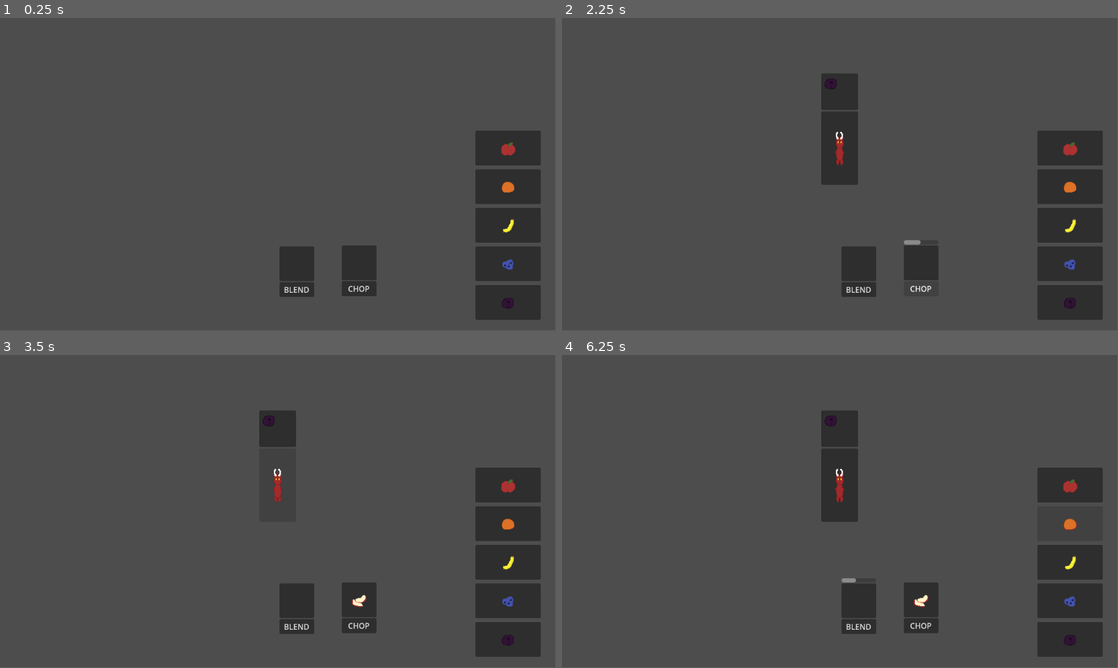
Above: before the commit, frames 1-4 (two rows, left to right).
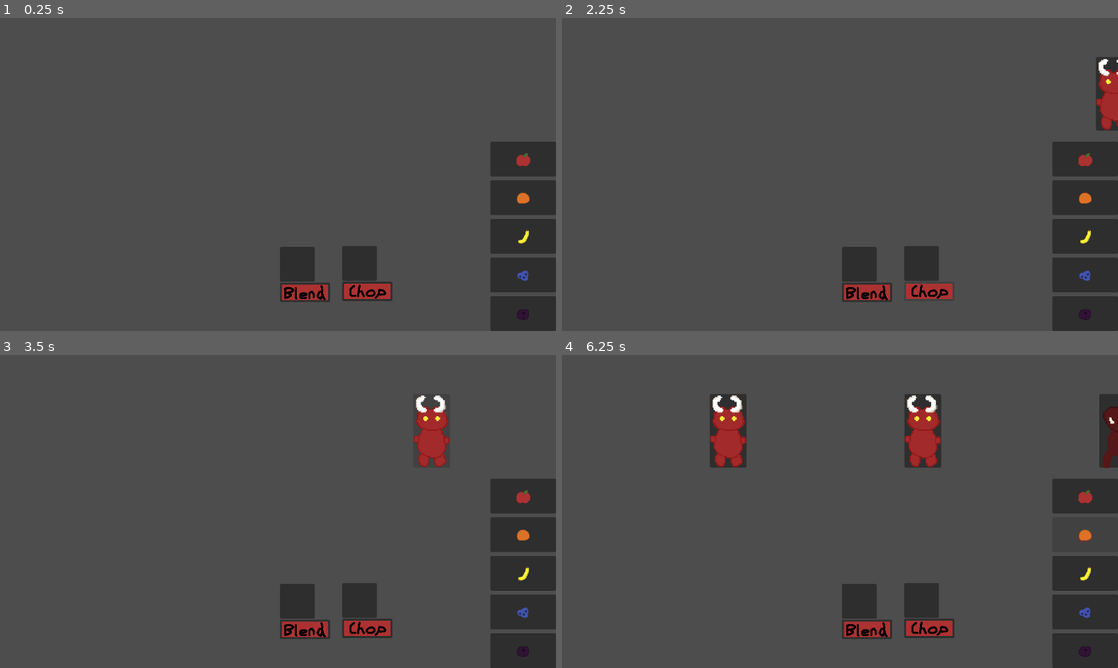
Above: after the commit, the same moments.

Repository: Tyger8540/FruitOfAllEvil
Game: Godot game, scene res://scenes/world.tscn
The game is run twice, just before and just after one commit, with the same random seed, the same clock (stepped at 60 frames per second) and the same inputs. The engine's default icon, where the game draws it, is replaced by a stand-in: a white triangle on a blue panel in a dark square.
Inputs (mouse positions are in pixels of both pictures, inside the frame that each line leads up to; where the layout moved, square brackets give the same spot in the first picture):
- Up to frame 1 (0.25 s): no input
- Up to frame 2 (2.25 s): click (923, 262) at 0.5 s; click (923, 287) at 1.25 s, where only the run before the commit has a clickable "CHOP"; click (928, 290) at 2.02 s
- Up to frame 3 (3.5 s): click (500, 430) [278, 486] at 2.75 s
- Up to frame 4 (6.25 s): click (856, 602) at 3.5 s; click (856, 627) at 4.25 s, where only the run before the commit has a clickable "BLEND"; click (1084, 495) [1067, 486] at 5 s; click (1084, 533) [1067, 524] at 5.75 s
In our replay, the window is 799x449 before the commit and 800x450 after it. These sizes can differ from the game's own. Grey fills any space a smaller window leaves; there, only what the larger window draws over its background counts as a difference.

The runs differ from the first frame. In frame 1, 6.1% of the frame differs, in the area x 50-100%, y 36-100%; in frame 2, 9.2%; in frame 3, 8.0%; in frame 4, 12%, in the area x 26-100%, y 12-100%.

Commit message:
Added Customer Spawning & Randomized Customers (Difficulty Setting)

Diff:
--- a/project.godot
+++ b/project.godot
@@ -21,6 +21,10 @@
 Globals="*res://scripts/globals.gd"
 SignalManager="*res://scripts/signal_manager.gd"
 
+[display]
+
+window/stretch/mode="viewport"
+
 [rendering]
 
 textures/canvas_textures/default_texture_filter=0
--- a/scenes/customer.tscn
+++ b/scenes/customer.tscn
@@ -1,8 +1,8 @@
 [gd_scene load_steps=7 format=3 uid="uid://dhguxfqqurpyb"]
 
-[ext_resource type="Texture2D" uid="uid://osaik37tnoc6" path="res://icon.svg" id="1_iqa8q"]
 [ext_resource type="Script" path="res://scripts/customer_button.gd" id="1_m2x0k"]
 [ext_resource type="Script" path="res://scripts/customer.gd" id="1_rovlt"]
+[ext_resource type="Texture2D" uid="uid://c4t46sm5fwvky" path="res://art/customers/Demon.png" id="4_frltw"]
 [ext_resource type="Texture2D" uid="uid://dqkhmo51pfv3e" path="res://placeholder_art/Checkmark.png" id="7_2eesi"]
 
 [sub_resource type="StyleBoxEmpty" id="StyleBoxEmpty_2b33s"]
@@ -30,6 +30,7 @@
 tint_progress = Color(0, 0.807843, 0, 1)
 
 [node name="Panel" type="Panel" parent="CustomerButton"]
+visible = false
 layout_mode = 0
 offset_top = -79.0
 offset_right = 76.0
@@ -101,23 +102,18 @@
 text = "Bye"
 horizontal_alignment = 1
 
-[node name="TempTimer" type="Timer" parent="CustomerButton"]
-wait_time = 2.0
-one_shot = true
-
 [node name="LeaveTimer" type="Timer" parent="CustomerButton"]
 wait_time = 2.0
 one_shot = true
 
 [node name="Sprite2D" type="Sprite2D" parent="."]
 position = Vector2(9.53674e-07, -54)
-scale = Vector2(0.6, 1.1875)
-texture = ExtResource("1_iqa8q")
+scale = Vector2(2.5, 2.5)
+texture = ExtResource("4_frltw")
 
 [node name="CollisionShape2D" type="CollisionShape2D" parent="."]
 position = Vector2(0, -54)
 shape = SubResource("RectangleShape2D_b204h")
 
 [connection signal="button_up" from="CustomerButton" to="CustomerButton" method="_on_button_up"]
-[connection signal="timeout" from="CustomerButton/TempTimer" to="CustomerButton" method="_on_temp_timer_timeout"]
 [connection signal="timeout" from="CustomerButton/LeaveTimer" to="CustomerButton" method="_on_leave_timer_timeout"]
--- a/scenes/world.tscn
+++ b/scenes/world.tscn
@@ -24,6 +24,7 @@
 script = ExtResource("1_v8fo4")
 
 [node name="CustomerManager" type="Node2D" parent="."]
+position = Vector2(615, -113)
 script = ExtResource("7_663xw")
 
 [node name="CustomerTimer" type="Timer" parent="CustomerManager"]
@@ -48,41 +49,41 @@
 action_speed = 5.0
 
 [node name="AppleButton" parent="." instance=ExtResource("2_e3ys1")]
-offset_left = 410.0
-offset_top = -90.0
-offset_right = 546.0
-offset_bottom = -18.0
+offset_left = 440.0
+offset_top = -68.0
+offset_right = 576.0
+offset_bottom = 4.0
 icon = ExtResource("5_ndhh7")
 
 [node name="OrangeButton" parent="." instance=ExtResource("2_e3ys1")]
-offset_left = 410.0
-offset_top = -10.0
-offset_right = 546.0
-offset_bottom = 62.0
+offset_left = 440.0
+offset_top = 12.0
+offset_right = 576.0
+offset_bottom = 84.0
 icon = ExtResource("6_7cuv1")
 fruit = 1
 
 [node name="BananaButton" parent="." instance=ExtResource("2_e3ys1")]
-offset_left = 410.0
-offset_top = 70.0
-offset_right = 546.0
-offset_bottom = 142.0
+offset_left = 440.0
+offset_top = 92.0
+offset_right = 576.0
+offset_bottom = 164.0
 icon = ExtResource("7_m1uln")
 fruit = 2
 
 [node name="BlueberriesButton" parent="." instance=ExtResource("2_e3ys1")]
-offset_left = 410.0
-offset_top = 150.0
-offset_right = 546.0
-offset_bottom = 222.0
+offset_left = 440.0
+offset_top = 172.0
+offset_right = 576.0
+offset_bottom = 244.0
 icon = ExtResource("8_ggxtx")
 fruit = 3
 
 [node name="PlumButton" parent="." instance=ExtResource("2_e3ys1")]
-offset_left = 410.0
-offset_top = 230.0
-offset_right = 546.0
-offset_bottom = 302.0
+offset_left = 440.0
+offset_top = 252.0
+offset_right = 576.0
+offset_bottom = 324.0
 icon = ExtResource("9_366gr")
 fruit = 4
 
--- a/scripts/customer.gd
+++ b/scripts/customer.gd
@@ -1,36 +1,55 @@
+class_name Customer
 extends CharacterBody2D
 
 
-const SPEED = 300.0
-const JUMP_VELOCITY = -400.0
+const SPEED = 200.0
 
-var difficulty:= 0
+var stand_position: Vector2
+var customer_index: int
+
+var difficulty:= 1
+
+@onready var panel: Panel = $CustomerButton/Panel
 
 
-func _physics_process(_delta: float) -> void:
-	# Add the gravity.
-	#if not is_on_floor():
-		#velocity += get_gravity() * delta
-#
-	## Handle jump.
-	#if Input.is_action_just_pressed("ui_accept") and is_on_floor():
-		#velocity.y = JUMP_VELOCITY
-#
-	## Get the input direction and handle the movement/deceleration.
-	## As good practice, you should replace UI actions with custom gameplay actions.
-	#var direction := Input.get_axis("ui_left", "ui_right")
-	#if direction:
-		#velocity.x = direction * SPEED
-	#else:
-		#velocity.x = move_toward(velocity.x, 0, SPEED)
-#
-	#move_and_slide()
-	pass
+func _ready() -> void:
+	SignalManager.customer_left.connect(on_customer_left)
 
-func initialize(texture: Texture2D, difficulty_level: int) -> void:
+
+func _physics_process(delta: float) -> void:
+	if position.x > stand_position.x:
+		position.x = move_toward(position.x, stand_position.x, SPEED * delta)
+	elif position.x < stand_position.x:
+		position = stand_position
+	else:
+		# set the order panel once the customer reaches their stand_position, if panel not already visible
+		if !panel.visible:
+			panel.visible = true
+	move_and_slide()
+
+
+func initialize(texture: Texture2D, difficulty_level: int, new_customer_index: int) -> void:
 	$Sprite2D.texture = texture
 	difficulty = difficulty_level
+	customer_index = new_customer_index
+	print("customer index: " + str(customer_index))
+	set_stand_position(customer_index)
 	form_options()
+
+
+func die() -> void:
+	SignalManager.customer_left.emit(customer_index)
+	queue_free()
+
+
+func set_stand_position(index: int) -> void:
+	stand_position = Vector2(-915.0 + (index * 150), 0.0)
+
+
+func on_customer_left(index: int) -> void:
+	if customer_index > index:
+		customer_index -= 1
+		set_stand_position(customer_index)
 
 
 func form_options() -> void:
@@ -38,33 +57,124 @@
 	var fruits: Array[Enums.Fruit_Type]
 	var grab_types: Array[Enums.Grabbable_Type]
 	var num_items: int
+	var num_grab_types: int
 
-	match difficulty:
-		0:
-			num_items = 1
-			var i = randi_range(1, 5)
-			match i:
-				1:
-					textures.append(load("res://art/fruit/Apple.png"))
-					fruits.append(Enums.Fruit_Type.APPLE)
-				2:
-					textures.append(load("res://art/fruit/Orange.png"))
-					fruits.append(Enums.Fruit_Type.ORANGE)
-				3:
-					textures.append(load("res://art/fruit/Banana.png"))
-					fruits.append(Enums.Fruit_Type.BANANA)
-				4:
-					textures.append(load("res://art/fruit/Blueberries.png"))
-					fruits.append(Enums.Fruit_Type.BLUEBERRIES)
-				5:
-					textures.append(load("res://art/fruit/Plum.png"))
-					fruits.append(Enums.Fruit_Type.PLUM)
-			grab_types.append(Enums.Grabbable_Type.FRUIT)
-		1:
-			pass
-		2:
-			pass
+	#region original code for num_items & num_grab_types before algorithms below
+	#match difficulty:
+		#1:
+			#num_items = 1
+			#num_grab_types = 1
+		#2:
+			#num_items = 1
+			#num_grab_types = 2
+		#3:
+			#num_items = 1
+			#num_grab_types = 3
+		#4:
+			#num_items = 2
+			#num_grab_types = 1
+		#5:
+			#num_items = 2
+			#num_grab_types = 2
+		#6:
+			#num_items = 2
+			#num_grab_types = 3
+		#7:
+			#num_items = 3
+			#num_grab_types = 1
+		#8:
+			#num_items = 3
+			#num_grab_types = 2
+		#9:
+			#num_items = 3
+			#num_grab_types = 3
+		#10:
+			#num_items = 4
+			#num_grab_types = 1
+		#11:
+			#num_items = 4
+			#num_grab_types = 2
+		#12:
+			#num_items = 4
+			#num_grab_types = 3
+	#endregion
+	num_items = ceili(float(difficulty) / 3)
+	num_grab_types = difficulty - (3 * (num_items - 1))
+	for entry in num_items:
+		var i = randi_range(1, 5)
+		fruits.append(get_random_fruit(i))
+		grab_types.append(get_random_grab_type(num_grab_types))
+		textures.append(get_texture(fruits.back(), grab_types.back()))
+		print("Slot " + str(entry) + ": " + str(fruits.back()) + ", " + str(grab_types.back()))
+	$CustomerButton.set_grid(textures, fruits, grab_types)
 
 
+func get_random_fruit(index: int) -> Enums.Fruit_Type:
+	match index:
+		1:
+			return Enums.Fruit_Type.APPLE
+		2:
+			return Enums.Fruit_Type.ORANGE
+		3:
+			return Enums.Fruit_Type.BANANA
+		4:
+			return Enums.Fruit_Type.BLUEBERRIES
+		5:
+			return Enums.Fruit_Type.PLUM
+	return Enums.Fruit_Type.NONE
 
-	$CustomerButton.set_grid(textures, fruits, grab_types)
+
+func get_random_grab_type(num_types: int) -> Enums.Grabbable_Type:
+	var i = randi_range(1, num_types)
+	if i == 1:
+		return Enums.Grabbable_Type.FRUIT
+	elif i == 2:
+		return Enums.Grabbable_Type.CHOPPED_FRUIT
+	elif i == 3:
+		return Enums.Grabbable_Type.BLENDED_FRUIT
+	return Enums.Grabbable_Type.NONE
+
+
+func get_texture(fruit: Enums.Fruit_Type, grab_type: Enums.Grabbable_Type) -> Texture2D:
+	match fruit:
+		Enums.Fruit_Type.APPLE:
+			match grab_type:
+				Enums.Grabbable_Type.FRUIT:
+					return Globals.APPLE
+				Enums.Grabbable_Type.CHOPPED_FRUIT:
+					return Globals.CHOPPED_APPLE
+				Enums.Grabbable_Type.BLENDED_FRUIT:
+					return Globals.BLENDED_APPLE
+		Enums.Fruit_Type.ORANGE:
+			match grab_type:
+				Enums.Grabbable_Type.FRUIT:
+					return Globals.ORANGE
+				Enums.Grabbable_Type.CHOPPED_FRUIT:
+					return Globals.CHOPPED_ORANGE
+				Enums.Grabbable_Type.BLENDED_FRUIT:
+					return Globals.BLENDED_ORANGE
+		Enums.Fruit_Type.BANANA:
+			match grab_type:
+				Enums.Grabbable_Type.FRUIT:
+					return Globals.BANANA
+				Enums.Grabbable_Type.CHOPPED_FRUIT:
+					return Globals.CHOPPED_BANANA
+				Enums.Grabbable_Type.BLENDED_FRUIT:
+					return Globals.BLENDED_BANANA
+		Enums.Fruit_Type.BLUEBERRIES:
+			match grab_type:
+				Enums.Grabbable_Type.FRUIT:
+					return Globals.BLUEBERRIES
+				Enums.Grabbable_Type.CHOPPED_FRUIT:
+					return Globals.CHOPPED_BLUEBERRIES
+				Enums.Grabbable_Type.BLENDED_FRUIT:
+					return Globals.BLENDED_BLUEBERRIES
+		Enums.Fruit_Type.PLUM:
+			match grab_type:
+				Enums.Grabbable_Type.FRUIT:
+					return Globals.PLUM
+				Enums.Grabbable_Type.CHOPPED_FRUIT:
+					return Globals.CHOPPED_PLUM
+				Enums.Grabbable_Type.BLENDED_FRUIT:
+					return Globals.BLENDED_PLUM
+	return null
--- a/scripts/customer_button.gd
+++ b/scripts/customer_button.gd
@@ -9,13 +9,12 @@
 
 # Called when the node enters the scene tree for the first time.
 func _ready() -> void:
-	print("hi")
 	slots = [$Panel/ItemGrid/Slot1, $Panel/ItemGrid/Slot2, $Panel/ItemGrid/Slot3, $Panel/ItemGrid/Slot4]
 	checkmarks = [$Panel/Checkmark1, $Panel/Checkmark2, $Panel/Checkmark3, $Panel/Checkmark4]
 
 
 # Called every frame. 'delta' is the elapsed time since the previous frame.
-func _process(delta: float) -> void:
+func _process(_delta: float) -> void:
 	pass
 
 
@@ -49,16 +48,8 @@
 				checkmarks[i].visible = true
 				SignalManager.grabbable_placed.emit()
 				check_completed()
-
-
-func _on_temp_timer_timeout() -> void:
-	var t: Array[Texture2D] = [load("res://art/Apple2.png"), load("res://art/Apple3.png"), load("res://art/Orange2.png"), load("res://art/Orange1.png")]
-	var f: Array[Enums.Fruit_Type] = [Enums.Fruit_Type.APPLE, Enums.Fruit_Type.APPLE, Enums.Fruit_Type.ORANGE, Enums.Fruit_Type.ORANGE]
-	var g: Array[Enums.Grabbable_Type] = [Enums.Grabbable_Type.CHOPPED_FRUIT, Enums.Grabbable_Type.BLENDED_FRUIT, Enums.Grabbable_Type.CHOPPED_FRUIT, Enums.Grabbable_Type.FRUIT]
-	set_grid(t, f, g)
+				break
 
 
 func _on_leave_timer_timeout() -> void:
-	# this seems like not good practice
-	SignalManager.new_customer_spawned.emit()
-	$"..".queue_free()
+	get_parent().die()
--- a/scripts/customer_manager.gd
+++ b/scripts/customer_manager.gd
@@ -3,11 +3,13 @@
 
 const CUSTOMER_SCENE = preload("res://scenes/customer.tscn")
 
+var customer_array: Array[Customer]
+
 @onready var customer_timer: Timer = $CustomerTimer
 
 # Called when the node enters the scene tree for the first time.
 func _ready() -> void:
-	SignalManager.new_customer_spawned.connect(on_new_customer_spawned)
+	SignalManager.customer_left.connect(on_customer_left)
 
 
 # Called every frame. 'delta' is the elapsed time since the previous frame.
@@ -18,17 +20,25 @@
 func create_customer() -> void:
 	var customer = CUSTOMER_SCENE.instantiate()
 	var customer_sprite: Texture2D
-	customer_sprite = load("res://art/customers/Demon.png")  # CHANGE THIS TO BE RANDOM WHEN HAVE MORE CUSTOMER SPRITES
+	var i = randi_range(1, 2)
+	if i == 1:
+		customer_sprite = load("res://art/customers/Demon.png")  # CHANGE THIS TO BE RANDOM WHEN HAVE MORE CUSTOMER SPRITES
+	else:
+		customer_sprite = load("res://art/customers/mehDemon2.png")
 	var difficulty_level: int
-	difficulty_level = 0  # CHANGE THIS TO BE SOMEWHAT RANDOM (BASED ON ROUND)
+	difficulty_level = randi_range(1, 12)  # CHANGE THIS TO BE SOMEWHAT RANDOM (BASED ON ROUND)
+	customer_array.append(customer)
 	add_child(customer)
-	customer.initialize(customer_sprite, difficulty_level)
-	pass
+	customer.initialize(customer_sprite, difficulty_level, customer_array.size() - 1)
+	if customer_array.size() <= 4 and customer_timer.is_stopped():
+		customer_timer.start()
+
+
+func on_customer_left(index: int) -> void:
+	customer_array.pop_at(index)
+	if customer_timer.is_stopped():
+		customer_timer.start()
 
 
 func _on_customer_timer_timeout() -> void:
 	create_customer()
-
-
-func on_new_customer_spawned() -> void:
-	customer_timer.start()
--- a/scripts/globals.gd
+++ b/scripts/globals.gd
@@ -1,5 +1,25 @@
 extends Node
 
+
+const APPLE = preload("res://art/fruit/Apple.png")
+const CHOPPED_APPLE = preload("res://art/fruit/AppleSlices.png")
+const BLENDED_APPLE = preload("res://placeholder_art/Apple3.png")
+
+const ORANGE = preload("res://art/fruit/Orange.png")
+const CHOPPED_ORANGE = preload("res://placeholder_art/Orange2.png")
+const BLENDED_ORANGE = preload("res://placeholder_art/Orange3.png")
+
+const BANANA = preload("res://art/fruit/Banana.png")
+const CHOPPED_BANANA = preload("res://art/fruit/BananaSlices.png")
+const BLENDED_BANANA = preload("res://placeholder_art/BlendedBanana.png")
+
+const BLUEBERRIES = preload("res://art/fruit/Blueberries.png")
+const CHOPPED_BLUEBERRIES = preload("res://art/fruit/BlueberrySlices.png")
+const BLENDED_BLUEBERRIES = preload("res://placeholder_art/BlendedBlueberries.png")
+
+const PLUM = preload("res://art/fruit/Plum.png")
+const CHOPPED_PLUM = preload("res://art/fruit/PlumSlices.png")
+const BLENDED_PLUM = preload("res://placeholder_art/BlendedPlum.png")
 
 var is_grabbing:= false
 var grabbable_sprite: CompressedTexture2D
--- a/scripts/grabbable.gd
+++ b/scripts/grabbable.gd
@@ -1,23 +1,6 @@
 class_name Grabbable
 extends Node2D
 
-
-const APPLE = preload("res://art/fruit/Apple.png")
-const CHOPPED_APPLE = preload("res://art/fruit/AppleSlices.png")
-const BLENDED_APPLE = preload("res://placeholder_art/Apple3.png")
-
-const ORANGE = preload("res://art/fruit/Orange.png")
-const CHOPPED_ORANGE = preload("res://placeholder_art/Orange2.png")
-const BLENDED_ORANGE = preload("res://placeholder_art/Orange3.png")
-
-const BANANA = preload("res://art/fruit/Banana.png")
-const CHOPPED_BANANA = preload("res://art/fruit/BananaSlices.png")
-
-const BLUEBERRIES = preload("res://art/fruit/Blueberries.png")
-const CHOPPED_BLUEBERRIES = preload("res://art/fruit/BlueberrySlices.png")
-
-const PLUM = preload("res://art/fruit/Plum.png")
-const CHOPPED_PLUM = preload("res://art/fruit/PlumSlices.png")
 
 var fruit: Enums.Fruit_Type
 var grab_type: Enums.Grabbable_Type
@@ -40,58 +23,58 @@
 		Enums.Fruit_Type.APPLE:
 			match grab_type:
 				Enums.Grabbable_Type.FRUIT:
-					$Sprite2D.texture = APPLE
+					$Sprite2D.texture = Globals.APPLE
 					Globals.grabbable_sprite = $Sprite2D.texture
 				Enums.Grabbable_Type.CHOPPED_FRUIT:
-					$Sprite2D.texture = CHOPPED_APPLE
+					$Sprite2D.texture = Globals.CHOPPED_APPLE
 					Globals.grabbable_sprite = $Sprite2D.texture
 				Enums.Grabbable_Type.BLENDED_FRUIT:
-					$Sprite2D.texture = BLENDED_APPLE
+					$Sprite2D.texture = Globals.BLENDED_APPLE
 					Globals.grabbable_sprite = $Sprite2D.texture
 		Enums.Fruit_Type.ORANGE:
 			match grab_type:
 				Enums.Grabbable_Type.FRUIT:
-					$Sprite2D.texture = ORANGE
+					$Sprite2D.texture = Globals.ORANGE
 					Globals.grabbable_sprite = $Sprite2D.texture
 				Enums.Grabbable_Type.CHOPPED_FRUIT:
-					$Sprite2D.texture = CHOPPED_ORANGE
+					$Sprite2D.texture = Globals.CHOPPED_ORANGE
 					Globals.grabbable_sprite = $Sprite2D.texture
 				Enums.Grabbable_Type.BLENDED_FRUIT:
-					$Sprite2D.texture = BLENDED_ORANGE
+					$Sprite2D.texture = Globals.BLENDED_ORANGE
 					Globals.grabbable_sprite = $Sprite2D.texture
 		Enums.Fruit_Type.BANANA:
 			match grab_type:
 				Enums.Grabbable_Type.FRUIT:
-					$Sprite2D.texture = BANANA
+					$Sprite2D.texture = Globals.BANANA
 					Globals.grabbable_sprite = $Sprite2D.texture
 				Enums.Grabbable_Type.CHOPPED_FRUIT:
-					$Sprite2D.texture = CHOPPED_BANANA
+					$Sprite2D.texture = Globals.CHOPPED_BANANA
 					Globals.grabbable_sprite = $Sprite2D.texture
-				#Enums.Grabbable_Type.BLENDED_FRUIT:
-					#$Sprite2D.texture = BLENDED_BANANA
-					#Globals.grabbable_sprite = $Sprite2D.texture
+				Enums.Grabbable_Type.BLENDED_FRUIT:
+					$Sprite2D.texture = Globals.BLENDED_BANANA
+					Globals.grabbable_sprite = $Sprite2D.texture
 		Enums.Fruit_Type.BLUEBERRIES:
 			match grab_type:
 				Enums.Grabbable_Type.FRUIT:
-					$Sprite2D.texture = BLUEBERRIES
+					$Sprite2D.texture = Globals.BLUEBERRIES
 					Globals.grabbable_sprite = $Sprite2D.texture
 				Enums.Grabbable_Type.CHOPPED_FRUIT:
-					$Sprite2D.texture = CHOPPED_BLUEBERRIES
+					$Sprite2D.texture = Globals.CHOPPED_BLUEBERRIES
 					Globals.grabbable_sprite = $Sprite2D.texture
-				#Enums.Grabbable_Type.BLENDED_FRUIT:
-					#$Sprite2D.texture = BLENDED_BLUEBERRIES
-					#Globals.grabbable_sprite = $Sprite2D.texture
+				Enums.Grabbable_Type.BLENDED_FRUIT:
+					$Sprite2D.texture = Globals.BLENDED_BLUEBERRIES
+					Globals.grabbable_sprite = $Sprite2D.texture
 		Enums.Fruit_Type.PLUM:
 			match grab_type:
 				Enums.Grabbable_Type.FRUIT:
-					$Sprite2D.texture = PLUM
+					$Sprite2D.texture = Globals.PLUM
 					Globals.grabbable_sprite = $Sprite2D.texture
 				Enums.Grabbable_Type.CHOPPED_FRUIT:
-					$Sprite2D.texture = CHOPPED_PLUM
+					$Sprite2D.texture = Globals.CHOPPED_PLUM
 					Globals.grabbable_sprite = $Sprite2D.texture
-				#Enums.Grabbable_Type.BLENDED_FRUIT:
-					#$Sprite2D.texture = BLENDED_PLUM
-					#Globals.grabbable_sprite = $Sprite2D.texture
+				Enums.Grabbable_Type.BLENDED_FRUIT:
+					$Sprite2D.texture = Globals.BLENDED_PLUM
+					Globals.grabbable_sprite = $Sprite2D.texture
 
 
 func on_grabbable_placed() -> void:
--- a/scripts/place_pickup_button.gd
+++ b/scripts/place_pickup_button.gd
@@ -3,23 +3,8 @@
 
 
 const GRABBABLE_SCENE = preload("res://scenes/grabbable.tscn")
-
-const APPLE = preload("res://art/fruit/Apple.png")
-const CHOPPED_APPLE = preload("res://art/fruit/AppleSlices.png")
-const BLENDED_APPLE = preload("res://placeholder_art/Apple3.png")
-
-const ORANGE = preload("res://art/fruit/Orange.png")
-const CHOPPED_ORANGE = preload("res://placeholder_art/Orange2.png")
-const BLENDED_ORANGE = preload("res://placeholder_art/Orange3.png")
-
-const BANANA = preload("res://art/fruit/Banana.png")
-const CHOPPED_BANANA = preload("res://art/fruit/BananaSlices.png")
-
-const BLUEBERRIES = preload("res://art/fruit/Blueberries.png")
-const CHOPPED_BLUEBERRIES = preload("res://art/fruit/BlueberrySlices.png")
-
-const PLUM = preload("res://art/fruit/Plum.png")
-const CHOPPED_PLUM = preload("res://art/fruit/PlumSlices.png")
+const BLEND_BUTTON = preload("res://art/other/BlendButton.png")
+const CHOP_BUTTON = preload("res://art/other/ChopButton.png")
 
 @export var is_chop: bool
 @export var is_blend: bool
@@ -38,9 +23,9 @@
 # Called when the node enters the scene tree for the first time.
 func _ready() -> void:
 	if is_chop:
-		action_button.text = "CHOP"
+		action_button.icon = CHOP_BUTTON
 	elif is_blend:
-		action_button.text = "BLEND"
+		action_button.icon = BLEND_BUTTON
 
 	action_timer.wait_time = action_speed
 	progress_bar.max_value = action_timer.wait_time
@@ -74,7 +59,7 @@
 
 
 func _on_action_button_button_up() -> void:
-	if !is_in_action and grab_type == Enums.Grabbable_Type.FRUIT:
+	if !is_in_action and is_occupied and grab_type == Enums.Grabbable_Type.FRUIT:
 		is_in_action = true
 		progress_bar.visible = true
 		action_timer.start()
@@ -86,47 +71,47 @@
 			match grab_type:
 				Enums.Grabbable_Type.FRUIT:
 					if is_chop:
-						icon = CHOPPED_APPLE
+						icon = Globals.CHOPPED_APPLE
 						grab_type = Enums.Grabbable_Type.CHOPPED_FRUIT
 					elif is_blend:
-						icon = BLENDED_APPLE
+						icon = Globals.BLENDED_APPLE
 						grab_type = Enums.Grabbable_Type.BLENDED_FRUIT
 		Enums.Fruit_Type.ORANGE:
 			match grab_type:
 				Enums.Grabbable_Type.FRUIT:
 					if is_chop:
-						icon = CHOPPED_ORANGE
+						icon = Globals.CHOPPED_ORANGE
 						grab_type = Enums.Grabbable_Type.CHOPPED_FRUIT
 					elif is_blend:
-						icon = BLENDED_ORANGE
+						icon = Globals.BLENDED_ORANGE
 						grab_type = Enums.Grabbable_Type.BLENDED_FRUIT
 		Enums.Fruit_Type.BANANA:
 			match grab_type:
 				Enums.Grabbable_Type.FRUIT:
 					if is_chop:
-						icon = CHOPPED_BANANA
+						icon = Globals.CHOPPED_BANANA
 						grab_type = Enums.Grabbable_Type.CHOPPED_FRUIT
-					#elif is_blend:
-						#icon = BLENDED_BANANA
-						#grab_type = Enums.Grabbable_Type.BLENDED_FRUIT
+					elif is_blend:
+						icon = Globals.BLENDED_BANANA
+						grab_type = Enums.Grabbable_Type.BLENDED_FRUIT
 		Enums.Fruit_Type.BLUEBERRIES:
 			match grab_type:
 				Enums.Grabbable_Type.FRUIT:
 					if is_chop:
-						icon = CHOPPED_BLUEBERRIES
+						icon = Globals.CHOPPED_BLUEBERRIES
 						grab_type = Enums.Grabbable_Type.CHOPPED_FRUIT
-					#elif is_blend:
-						#icon = BLENDED_BLUEBERRIES
-						#grab_type = Enums.Grabbable_Type.BLENDED_FRUIT
+					elif is_blend:
+						icon = Globals.BLENDED_BLUEBERRIES
+						grab_type = Enums.Grabbable_Type.BLENDED_FRUIT
 		Enums.Fruit_Type.PLUM:
 			match grab_type:
 				Enums.Grabbable_Type.FRUIT:
 					if is_chop:
-						icon = CHOPPED_PLUM
+						icon = Globals.CHOPPED_PLUM
 						grab_type = Enums.Grabbable_Type.CHOPPED_FRUIT
-					#elif is_blend:
-						#icon = BLENDED_PLUM
-						#grab_type = Enums.Grabbable_Type.BLENDED_FRUIT
+					elif is_blend:
+						icon = Globals.BLENDED_PLUM
+						grab_type = Enums.Grabbable_Type.BLENDED_FRUIT
 	is_in_action = false
 	progress_bar.value = progress_bar.min_value
 	progress_bar.visible = false
--- a/scripts/signal_manager.gd
+++ b/scripts/signal_manager.gd
@@ -2,4 +2,4 @@
 
 
 signal grabbable_placed
-signal new_customer_spawned
+signal customer_left
Binary file added: placeholder_art/BlendedBanana.png
Not shown, added: placeholder_art/BlendedBanana.png.import
Binary file added: placeholder_art/BlendedBlueberries.png
Not shown, added: placeholder_art/BlendedBlueberries.png.import
Binary file added: placeholder_art/BlendedPlum.png
Not shown, added: placeholder_art/BlendedPlum.png.import
